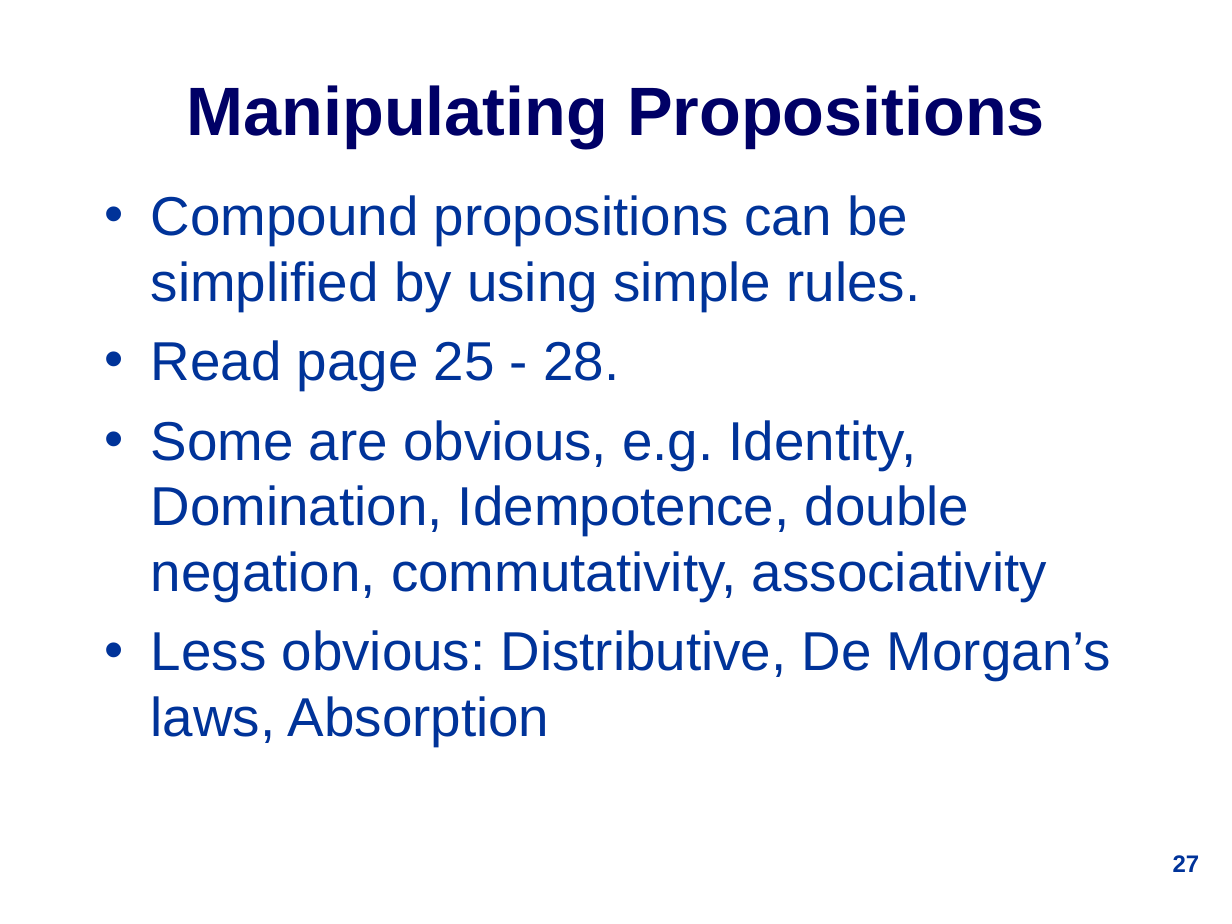
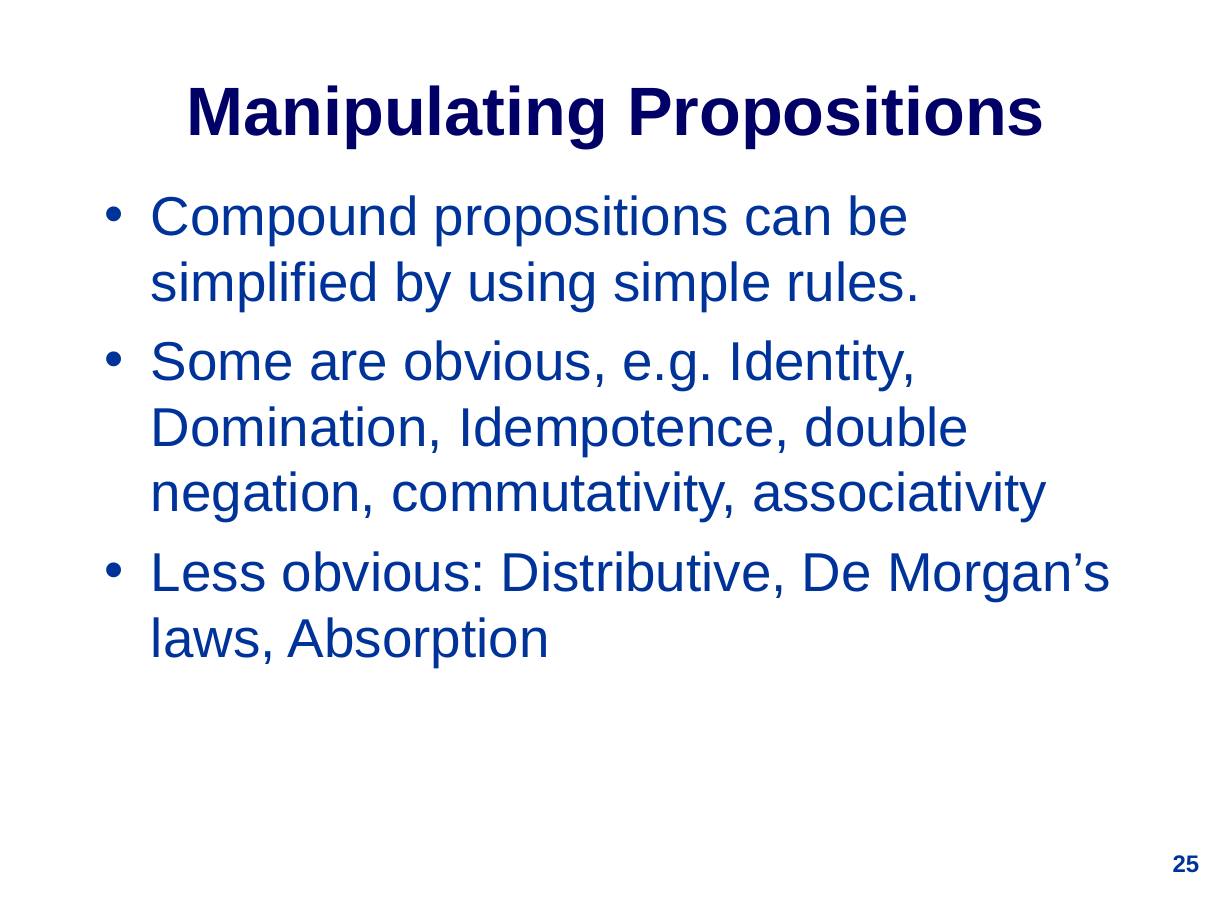
Before and after one commit to udohsolomon/lecture_slide_programming, a slide deck: slide 25 of week_1/1019Lec1.ppt (slide 27 before the commit). Drawn at 1232x924 pixels with LibreOffice and Linux fonts; fonts in the diff are those of the drawing. Boxes give left, top, right and bottom in pixels: in the first picture for what was removed or moved away, otherwise in the second. Text is boxed around its words. In the diff, an @@ line names an element or a change of style, - is before the commit and + after.

```diff
--- a/week_1/1019Lec1.ppt
+++ b/week_1/1019Lec1.ppt
@@ text at [151,340,619,390]: paragraph removed @@
-• Read page 25 - 28.
@@ page number at [1173,855,1200,873]: text changed @@
-27
+25
```
Also in this commit, not shown: 8 other slides changed, 10 slides added, 12 slides removed.
